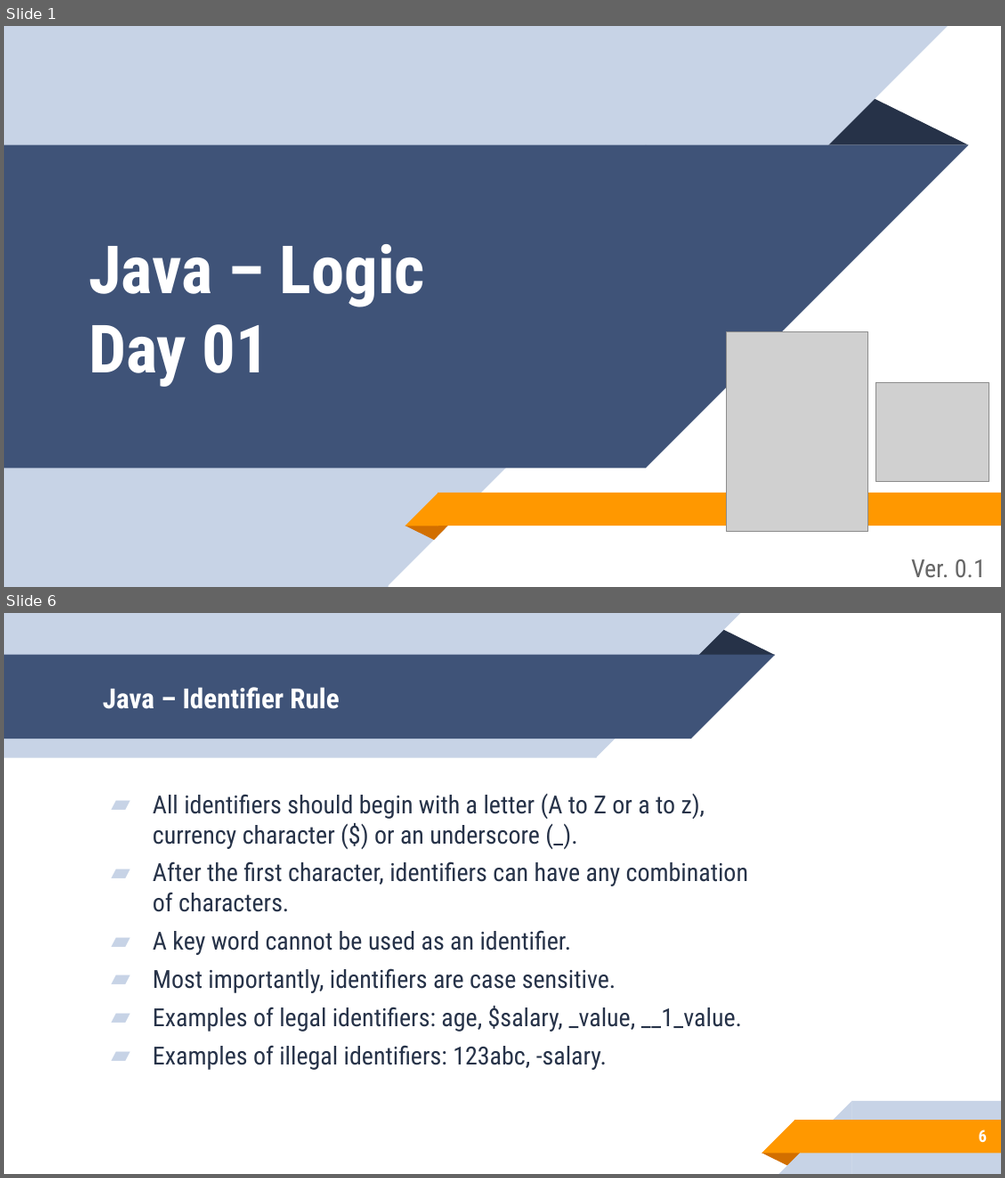
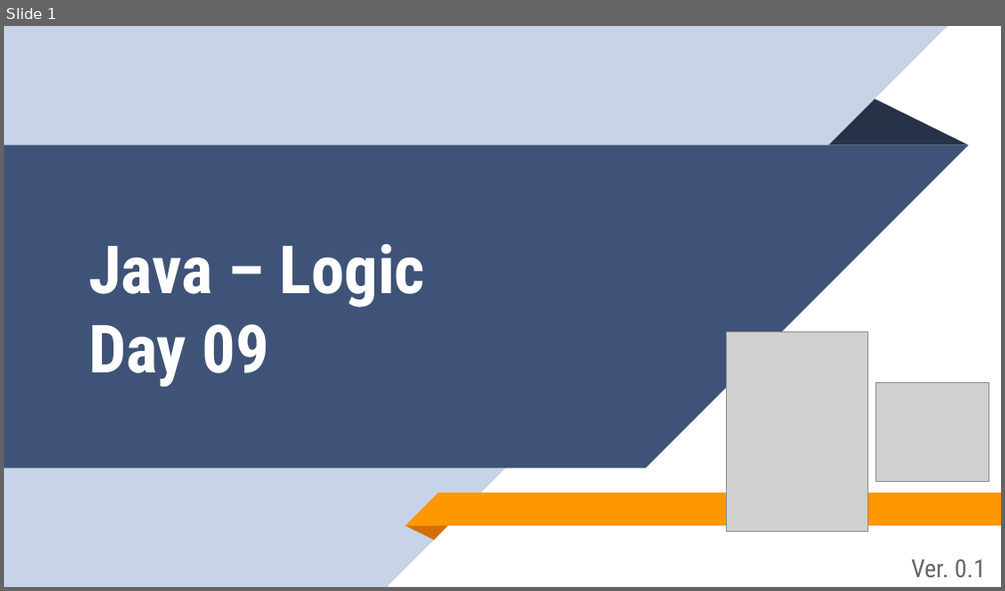
Before and after one commit to aronipurwanto/materi-xa, a slide deck: java/java-logic/Slide-Java-Logic-09.pptx. Shown one above the other, each under a label of ours: slides 1 and 6 before the commit, slide 1 after it; the slides between them are not shown. The pictures are 1005x1178 and 1005x591 pixels, drawn with LibreOffice and Linux fonts; fonts in the diff are those of the drawing; grey boxes stand for pictures. Boxes give left, top, right and bottom in pixels: in the first picture for what was removed or moved away, otherwise in the second. Text is boxed around its words. In the diff, an @@ line names an element or a change of style, - is before the commit and + after.

Commit message:
update materi logic

```diff
--- a/java/java-logic/Slide-Java-Logic-09.pptx
+++ b/java/java-logic/Slide-Java-Logic-09.pptx
@@ slide 6 removed at <box>4,613,1001,1174</box>, background #FFFFFF @@
@@ group removed at <box>4,613,775,757</box>: 2 rectangles, 2 right triangles, 1 triangle @@
@@ title removed at <box>103,687,339,709</box> @@
-Java – Identifier Rule
@@ text removed at <box>153,794,748,1070</box> @@
-▰ All identifiers should begin with a letter (A to Z or a to z), currency character ($) or an underscore (_).
-▰ After the first character, identifiers can have any combination of characters.
-▰ A key word cannot be used as an identifier.
-▰ Most importantly, identifiers are case sensitive.
-▰ Examples of legal identifiers: age, $salary, _value, __1_value.
-▰ Examples of illegal identifiers: 123abc, -salary.
@@ group removed at <box>761,1101,1001,1173</box>: 2 rectangles, 2 right triangles, 1 triangle @@
@@ page number removed at <box>979,1129,987,1143</box> @@
-6
@@ slide 1 changed as well @@
@@ title at <box>89,244,425,386</box>: text changed @@
-Java – Logic
-Day 01
+Java – Logic
+Day 09
```
Also in this commit, not shown: 5 other slides changed, 2 slides added, 20 other slides removed, 2 other files.
